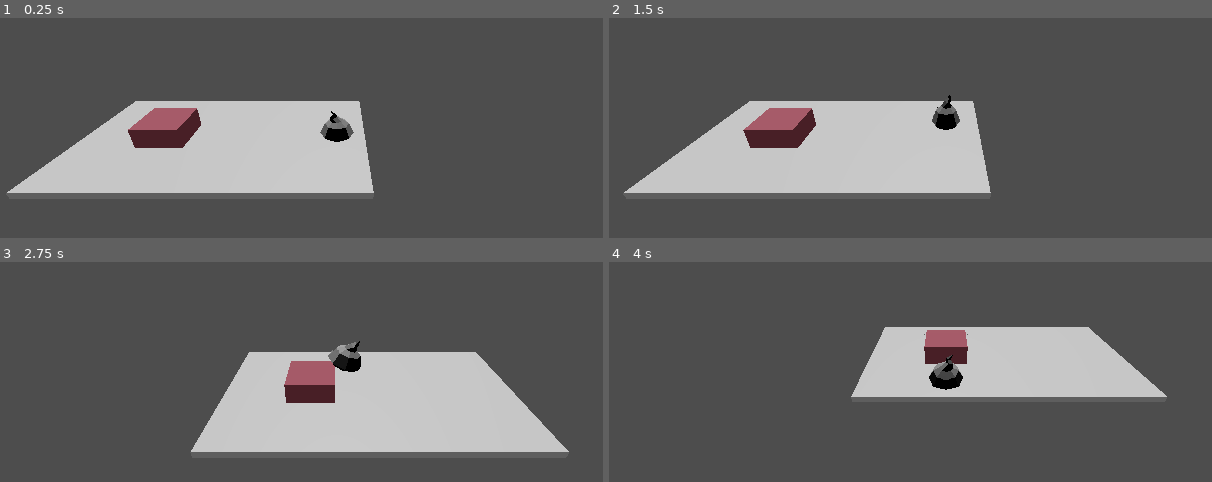
Above: before the commit, frames 1-4 (two rows, left to right).
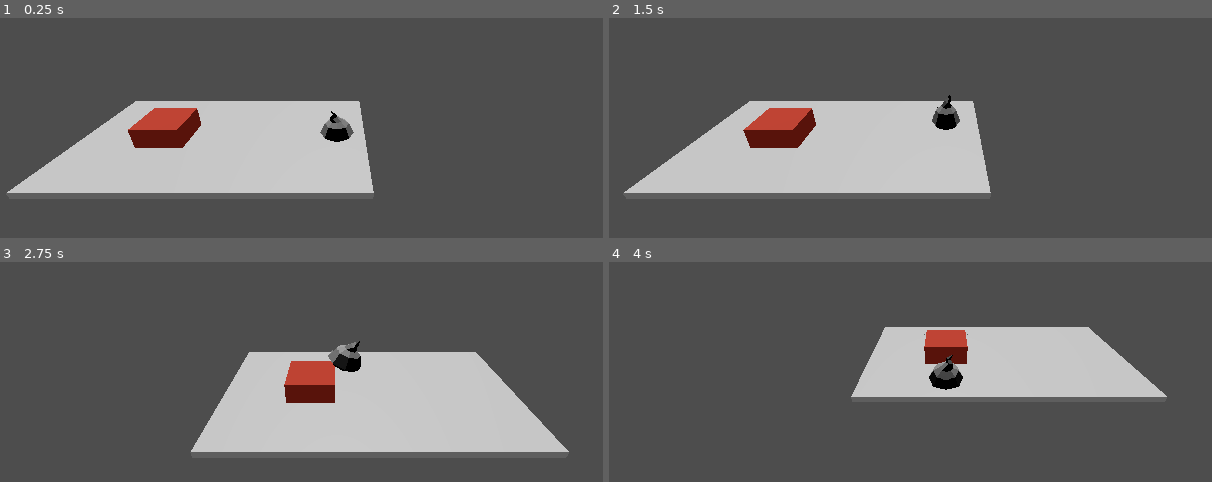
Above: after the commit, the same moments.

Repository: torbenvanassche/Warehousing
Game: Godot game, scene res://game_components/scenes/game.tscn
Two runs of this game, one before a commit and one after it. Both use one fixed random seed, a clock stepped at 60 frames per second and the inputs below.
Inputs (mouse positions are in pixels of both pictures, inside the frame that each line leads up to):
- Up to frame 1 (0.25 s): no input
- Up to frame 2 (1.5 s): tap Enter at 0.5 s; move the mouse to (1121, 106) at 0.52 s; hold D (move_right) 0.53-1.25 s; right-click (1121, 106) at 0.6 s; click (1121, 106) at 0.67 s; tap Space at 1.25 s; drag from (783, 150) to (904, 218) at 1.27 s
- Up to frame 3 (2.75 s): move the mouse to (416, 273) at 2.02 s; hold D (move_right) from 2.03 s (still down); tap Mouse wheel up (zoom_in) at 2.1 s
- Up to frame 4 (4 s): release D (move_right) at 2.75 s; drag from (904, 462) to (705, 303) at 2.77 s; move the mouse to (1187, 440) at 3.52 s; hold A (move_left) from 3.53 s (still down); hold V from 3.53 s (still down)

The runs differ from the first frame. In frame 1, 1.8% of the frame differs, in the area x 21-34%, y 40-60%; in frame 2, 1.7%; in frame 3, 1.5%; in frame 4, 1.0%.
Error in both runs: Invalid assignment of property or key 'camera' with value of type 'Camera3D' on a base object of type 'Node3D (game_manager.gd)'. (res://game_mechanics/global_…

Commit message:
added item generation with display to the user

Diff:
--- /dev/null
+++ b/game_components/prefabs/item_generator.tscn
@@ -0,0 +1,19 @@
+[gd_scene load_steps=5 format=3 uid="uid://d3yaswkd55sxm"]
+
+[ext_resource type="Script" path="res://game_mechanics/global_scripts/item_generator.gd" id="1_dylii"]
+[ext_resource type="PackedScene" uid="uid://cmhbojmr36k2q" path="res://imported_assets/prototyping/SM_Primitive_Cube_02.glb" id="2_6ii8l"]
+[ext_resource type="Material" uid="uid://bflflhkp2jdb3" path="res://materials/prototyping/interactable.tres" id="3_vlxcv"]
+[ext_resource type="Script" path="res://game_mechanics/global_scripts/input_item_buffered_display.gd" id="4_ce1m3"]
+
+[node name="generator" type="Node3D"]
+script = ExtResource("1_dylii")
+
+[node name="SM_Primitive_Cube_02" parent="." instance=ExtResource("2_6ii8l")]
+transform = Transform3D(0.9, -6.45333e-05, 0.000413282, 0.0006455, 0.09, -0.000363488, -0.000413021, 3.63784e-05, 0.9, 0, 0, 0)
+
+[node name="SM_Primitive_Cube_01_001" parent="SM_Primitive_Cube_02" index="0"]
+transform = Transform3D(0.01, -4.54747e-13, -2.19907e-13, -3.04645e-12, -3.61615e-09, -0.01, -2.27374e-12, 0.01, -3.5761e-09, 2.12008e-12, 0.5, -9.09495e-12)
+surface_material_override/0 = ExtResource("3_vlxcv")
+script = ExtResource("4_ce1m3")
+
+[editable path="SM_Primitive_Cube_02"]
--- a/game_mechanics/global_scripts/file_utils.gd
+++ b/game_mechanics/global_scripts/file_utils.gd
@@ -6,6 +6,9 @@
 		var parsed_result = JSON.parse_string(data_file.get_as_text())
 
 		if parsed_result is Dictionary:
+			for item in parsed_result:
+				parsed_result[item].id = item;
+				pass
 			return parsed_result
 		else:
 			printerr("Error reading file.")
--- /dev/null
+++ b/game_mechanics/global_scripts/input_item_buffered_display.gd
@@ -0,0 +1,23 @@
+extends Node
+
+@onready var spawner: ItemSpawner = $".";
+@export var max_item_buffer: int = 1;
+var spawned_item_buffer: Inventory
+
+@export var spawn_locations: Array[Node3D] = [];
+
+func _ready():
+	spawned_item_buffer = Inventory.new(max_item_buffer, max_item_buffer, "Input buffer");
+	spawner.item_generated.connect(_on_signal)
+
+func _on_signal(item: Dictionary):
+	if spawned_item_buffer.add_item(item, 1, false, true) == 0:
+		var rnd_location = handle_random_location();
+		#TODO: instantiate the mesh of the item
+		pass
+
+#this code prevents taking locations that are already in use
+func handle_random_location():
+	var rnd_location = spawn_locations.filter(func(x): return x.has_meta("taken") && x.get_meta("taken", false)).pick_random();
+	rnd_location.set_meta("taken", true);
+	return rnd_location;
--- a/game_mechanics/global_scripts/item_generator.gd
+++ b/game_mechanics/global_scripts/item_generator.gd
@@ -1,9 +1,21 @@
+class_name ItemSpawner
 extends Node
 
 var items: Dictionary;
+var timer: Timer = Timer.new();
 
-signal item_generated();
+@export var spawn_delay: float = 1;
+@export var fail_weight: float = 0;
+
+signal item_generated(dict: Dictionary);
 
 func _ready():
-	items = ItemManager.get_items();
-	print(items)
+	timer.wait_time = spawn_delay;
+	timer.timeout.connect(_on_spawn)
+	add_child(timer)
+	timer.start();
+
+func _on_spawn():
+	var rnd_item = Utils.rand_item_weighted(ItemManager.get_items(), abs(fail_weight))
+	if rnd_item != null:
+		item_generated.emit(rnd_item)
--- a/game_mechanics/global_scripts/ui_manager.gd
+++ b/game_mechanics/global_scripts/ui_manager.gd
@@ -16,6 +16,7 @@
 		printerr(n + " already exists in the ui manager.")
 		return;
 	window_data[n] = control;
+	control.visible = false;
 
 func _unhandled_input(event):
 	if event.is_action_pressed("open_inventory") && !get_tree().paused:
--- a/game_mechanics/inventory/data_management/inventory.gd
+++ b/game_mechanics/inventory/data_management/inventory.gd
@@ -33,6 +33,9 @@
 		data.append(ItemSlot.new(true, identifier))
 
 func add_item(item: Dictionary, amount: int = 1, create_slot_if_full: bool = false, empty_only: bool = false):
+	if item == {} || item == null:
+		return amount;
+
 	var require_update: bool = false;
 	var remaining_amount: int = amount
 	var slots: Array[ItemSlot] = try_get_slots(item);
--- a/game_mechanics/player_elements/player.gd
+++ b/game_mechanics/player_elements/player.gd
@@ -30,8 +30,6 @@
 	Settings.input_mode_changed.connect(read_input_mode)
 
 	current_tile = find_location();
-
-	inventory.add_item_by_id("wheat")
 
 func set_speed(speed: float):
 	move_delay = speed;
--- a/materials/prototyping/interactable.tres
+++ b/materials/prototyping/interactable.tres
@@ -1,4 +1,4 @@
 [gd_resource type="StandardMaterial3D" format=3 uid="uid://bflflhkp2jdb3"]
 
 [resource]
-albedo_color = Color(0.776471, 0.376471, 0.443137, 1)
+albedo_color = Color(0.941176, 0.262745, 0.184314, 1)
